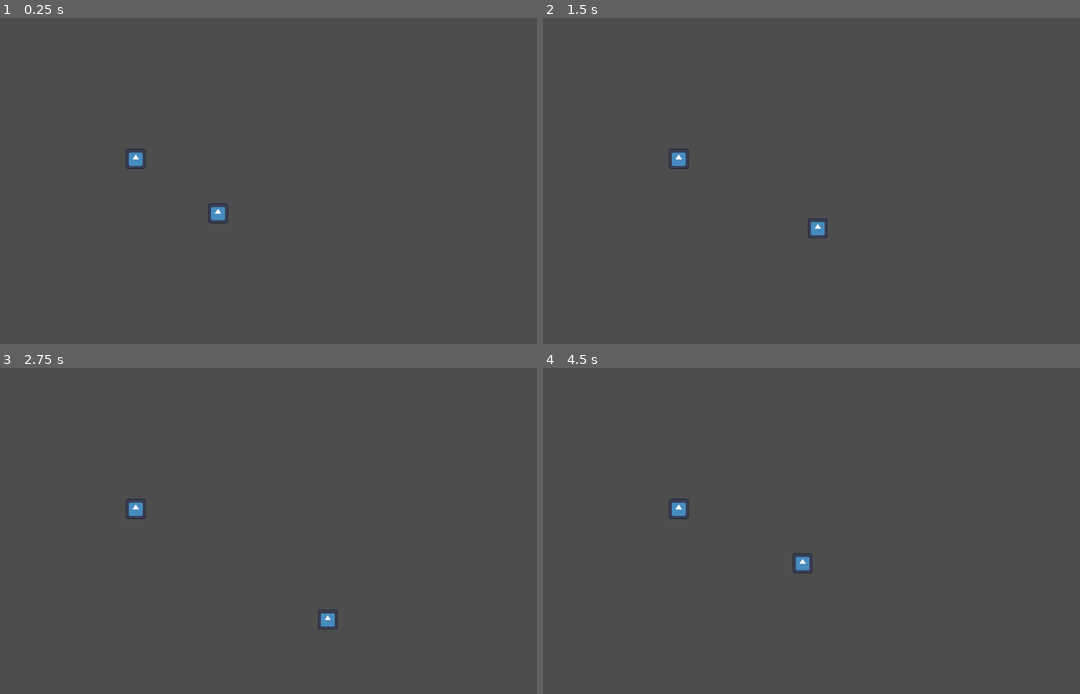
Above: before the commit, frames 1-4 (two rows, left to right).
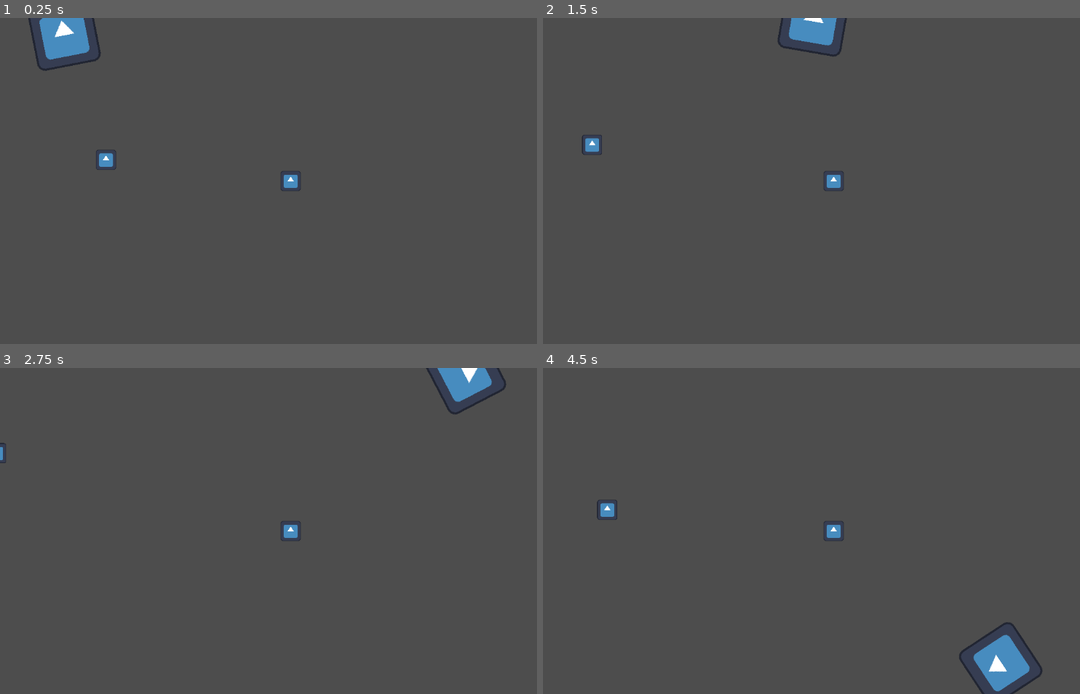
Above: after the commit, the same moments.

Repository: Jollista/Deadsteel
Game: Godot game, scene res://test.tscn
Same seed, same stepped clock (60 frames per second), same inputs: the game is played once before the commit and once after it. The project has no main scene, so this scene is started directly. The engine's default icon, where the game draws it, is replaced by a stand-in: a white triangle on a blue panel in a dark square.
Inputs:
- Up to frame 1 (0.25 s): no input
- Up to frame 2 (1.5 s): hold D (right) 0.53-1.28 s; tap E (interact) at 0.6, 1.35 s; hold S (down) from 1.28 s (still down)
- Up to frame 3 (2.75 s): release S (down) at 2.03 s; hold D (right) from 2.03 s (still down); tap E (interact) at 2.1 s
- Up to frame 4 (4.5 s): release D (right) at 2.78 s; hold W (up) 2.78-3.53 s; tap E (interact) at 2.85, 3.6, 4.35 s; hold A (left) from 3.53 s (still down)

The runs differ from the first frame. In frame 1, 1.7% of the frame differs, in the area x 5-56%, y 0-64%; in frame 2, 1.4%; in frame 3, 1.3%; in frame 4, 1.9%, in the area x 10-93%, y 40-100%.

Commit message:
Added basic camera follow, initial train engine setup

Diff:
--- /dev/null
+++ b/CameraFollow.gd
@@ -0,0 +1,8 @@
+extends Camera2D
+
+@onready var player = get_parent().get_node("Player")
+
+# follows player's position if player exists
+func _process(_delta):
+	if player != null:
+		position = player.position
--- a/Dialogue/DialogueTrigger.gd
+++ b/Dialogue/DialogueTrigger.gd
@@ -1,4 +1,4 @@
-extends Node2D
+extends StaticBody2D
 
 # true if the player is inside the area2d's collision shape; else, false
 var player_in_range = false
--- a/Dialogue/DialogueTrigger.tscn
+++ b/Dialogue/DialogueTrigger.tscn
@@ -1,18 +1,24 @@
-[gd_scene load_steps=4 format=3 uid="uid://dlbx1i1vvwvln"]
+[gd_scene load_steps=5 format=3 uid="uid://dlbx1i1vvwvln"]
 
 [ext_resource type="Script" path="res://Dialogue/DialogueTrigger.gd" id="1_5g2ey"]
 [ext_resource type="Texture2D" uid="uid://c2qnha11fchjc" path="res://icon.svg" id="2_f0oo8"]
 
+[sub_resource type="CircleShape2D" id="CircleShape2D_cmnfx"]
+radius = 22.0227
+
 [sub_resource type="CircleShape2D" id="CircleShape2D_5y1rj"]
 radius = 65.0
 
-[node name="DialogueTrigger" type="Node2D"]
+[node name="DialogueTrigger" type="StaticBody2D"]
 script = ExtResource("1_5g2ey")
 
 [node name="Sprite2D" type="Sprite2D" parent="."]
 position = Vector2(-1.90735e-06, -1.90735e-06)
 scale = Vector2(0.3125, 0.3125)
 texture = ExtResource("2_f0oo8")
+
+[node name="CollisionShape2D" type="CollisionShape2D" parent="."]
+shape = SubResource("CircleShape2D_cmnfx")
 
 [node name="Area2D" type="Area2D" parent="."]
 
--- /dev/null
+++ b/Trains/engine.gd
@@ -0,0 +1,10 @@
+extends PathFollow2D
+
+@export var SPEED = 7.0
+var track_progress = 0.0
+
+func _physics_process(_delta):
+	# moves self along Path2D
+	track_progress = get_progress() + SPEED
+	set_progress(track_progress)
+	print("Progress : ", progress)
--- /dev/null
+++ b/Trains/engine.tscn
@@ -0,0 +1,10 @@
+[gd_scene load_steps=3 format=3 uid="uid://bnx5khik0cuj4"]
+
+[ext_resource type="Script" path="res://Trains/engine.gd" id="1_c4n00"]
+[ext_resource type="Texture2D" uid="uid://c2qnha11fchjc" path="res://icon.svg" id="1_h6dc2"]
+
+[node name="Engine" type="PathFollow2D"]
+script = ExtResource("1_c4n00")
+
+[node name="Sprite2D" type="Sprite2D" parent="."]
+texture = ExtResource("1_h6dc2")
--- a/project.godot
+++ b/project.godot
@@ -46,3 +46,11 @@
 , Object(InputEventKey,"resource_local_to_scene":false,"resource_name":"","device":-1,"window_id":0,"alt_pressed":false,"shift_pressed":false,"ctrl_pressed":false,"meta_pressed":false,"pressed":false,"keycode":0,"physical_keycode":32,"key_label":0,"unicode":32,"echo":false,"script":null)
 ]
 }
+
+[physics]
+
+2d/default_gravity=0.0
+
+[rendering]
+
+textures/canvas_textures/default_texture_filter=0
--- a/test.tscn
+++ b/test.tscn
@@ -1,10 +1,21 @@
-[gd_scene load_steps=4 format=3 uid="uid://dk82bqkkrhq4j"]
+[gd_scene load_steps=7 format=3 uid="uid://dk82bqkkrhq4j"]
 
+[ext_resource type="Script" path="res://CameraFollow.gd" id="1_51q7u"]
 [ext_resource type="PackedScene" uid="uid://dwm2dkrrlj7f3" path="res://Dialogue/dialogue_canvas.tscn" id="1_jwie1"]
 [ext_resource type="PackedScene" uid="uid://dlbx1i1vvwvln" path="res://Dialogue/DialogueTrigger.tscn" id="2_hy45j"]
 [ext_resource type="PackedScene" uid="uid://ci24drw2fal63" path="res://Player/player.tscn" id="3_tjli1"]
+[ext_resource type="PackedScene" uid="uid://bnx5khik0cuj4" path="res://Trains/engine.tscn" id="4_c0frl"]
+
+[sub_resource type="Curve2D" id="Curve2D_6g8im"]
+_data = {
+"points": PackedVector2Array(-509.008, 133.552, 509.008, -133.552, 84, 54, -292.302, 60.4762, 292.302, -60.4762, 1068, 50, 171.349, 336.399, -171.349, -336.399, 1062, 609, 162.53, 212.927, -162.53, -212.927, 88, 597, 0, 0, 0, 0, 84, 54)
+}
+point_count = 5
 
 [node name="Node2D" type="Node2D"]
+
+[node name="Camera2D" type="Camera2D" parent="."]
+script = ExtResource("1_51q7u")
 
 [node name="DialogueCanvas" parent="." instance=ExtResource("1_jwie1")]
 
@@ -12,4 +23,11 @@
 position = Vector2(269, 280)
 
 [node name="Player" parent="." instance=ExtResource("3_tjli1")]
-position = Vector2(432, 388)
+position = Vector2(635, 322)
+
+[node name="Rail" type="Path2D" parent="."]
+curve = SubResource("Curve2D_6g8im")
+
+[node name="Engine" parent="Rail" instance=ExtResource("4_c0frl")]
+position = Vector2(84, 54)
+rotation = -0.256593
